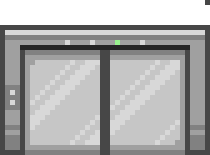
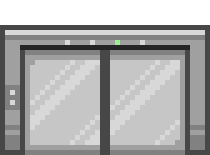
Layers edited between the first and the second 210 × 155 image:
painted on "Layer 5" over [205, 0, 210, 5]
